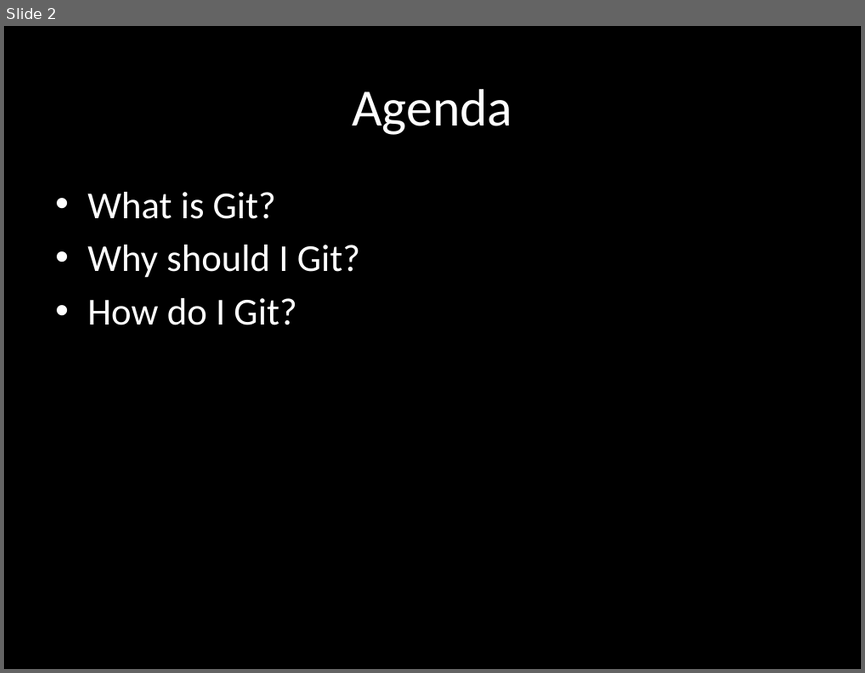
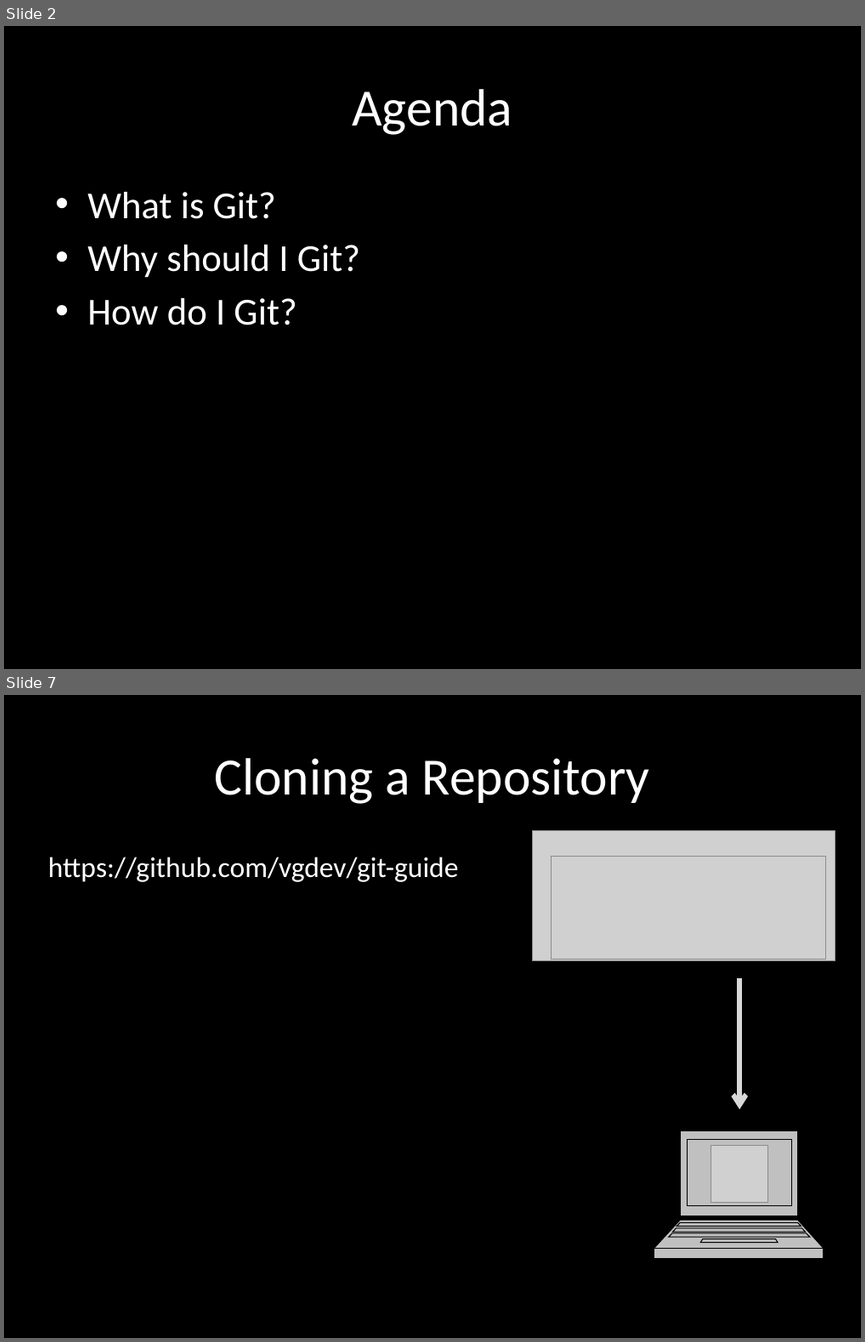
Before and after one commit to vgdev/git-guide, a slide deck: Git.pptx. Shown one above the other, each under a label of ours: slide 2 before the commit, slides 2 and 7 after it; the slides between them are not shown. The pictures are 865x673 and 865x1342 pixels, drawn with LibreOffice and Linux fonts; fonts in the diff are those of the drawing; grey boxes stand for pictures. Boxes give left, top, right and bottom in pixels: in the first picture for what was removed or moved away, otherwise in the second. Text is boxed around its words. In the diff, an @@ line names an element or a change of style, - is before the commit and + after.

```diff
--- a/Git.pptx
+++ b/Git.pptx
@@ slide 7 added at bbox=[4, 695, 861, 1338], background #000000 @@
@@ title added at bbox=[214, 758, 650, 804], 44 pt, text #FFFFFF @@
+Cloning a Repository
@@ picture added at bbox=[533, 830, 835, 960] @@
@@ text added at bbox=[48, 857, 459, 882], 24 pt, text #FFFFFF @@
+https://github.com/vgdev/git-guide
@@ picture added at bbox=[551, 857, 826, 958] @@
@@ arrow added from (739, 981) to (739, 1109), #D8D8D8 4 pt @@
@@ freeform shape added at bbox=[653, 1130, 823, 1258], fill #C0C0C0, outline #000000 0.75 pt @@
@@ picture added at bbox=[711, 1145, 768, 1202] @@
```
Also in this commit, not shown: 4 other slides added.
